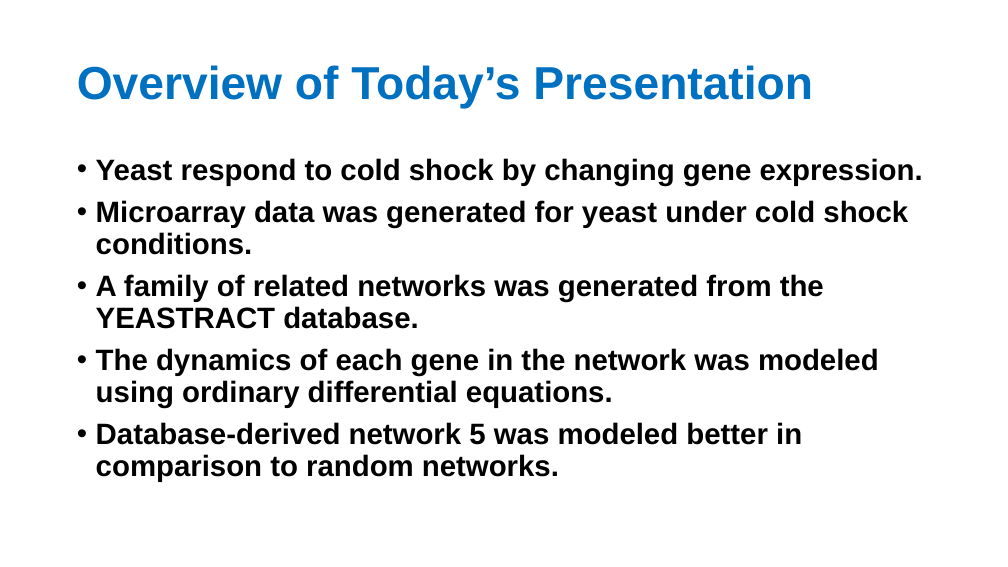
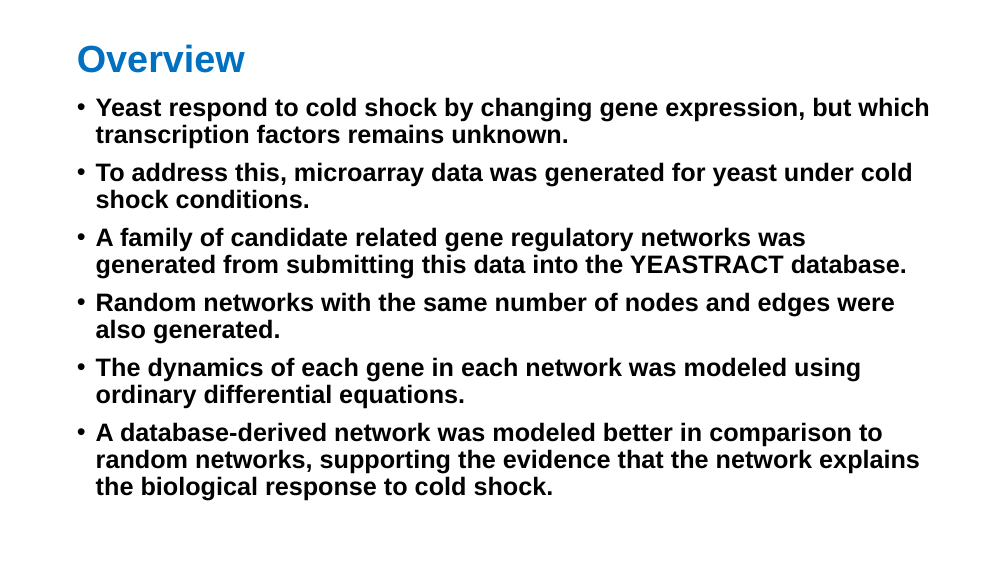
Before and after one commit to kdahlquist/GRNmap, a slide deck: slide 2 of documents/presentations/LMUURS17_NEW.pptx. Drawn at 1008x567 pixels with LibreOffice and Linux fonts; fonts in the diff are those of the drawing. Boxes give left, top, right and bottom in pixels: in the first picture for what was removed or moved away, otherwise in the second. Text is boxed around its words. In the diff, an @@ line names an element or a change of style, - is before the commit and + after.

Commit message:
Most updated version
Altered slides with suggestions from Dahlquist; still need to edit the LSE slide and slide with comparison of LSE:minLSE

```diff
--- a/documents/presentations/LMUURS17_NEW.pptx
+++ b/documents/presentations/LMUURS17_NEW.pptx
@@ title at (77,44,245,73): text changed; size 44 to 36 pt @@
-Overview of Today’s Presentation
+Overview
@@ text at (96,97,929,501): text changed; size 28 to 24 pt @@
-• Yeast respond to cold shock by changing gene expression.
-• Microarray data was generated for yeast under cold shock conditions.
-• A family of related networks was generated from the YEASTRACT database.
-• The dynamics of each gene in the network was modeled using ordinary differential equations.
-• Database-derived network 5 was modeled better in comparison to random networks.
+• Yeast respond to cold shock by changing gene expression, but which transcription factors remains unknown.
+• To address this, microarray data was generated for yeast under cold shock conditions.
+• A family of candidate related gene regulatory networks was generated from submitting this data into the YEASTRACT database.
+• Random networks with the same number of nodes and edges were also generated.
+• The dynamics of each gene in each network was modeled using ordinary differential equations.
+• A database-derived network was modeled better in comparison to random networks, supporting the evidence that the network explains the biological response to cold shock.
```
Also in this commit, not shown: 14 other slides changed, 8 slides added, 1 slide removed.
